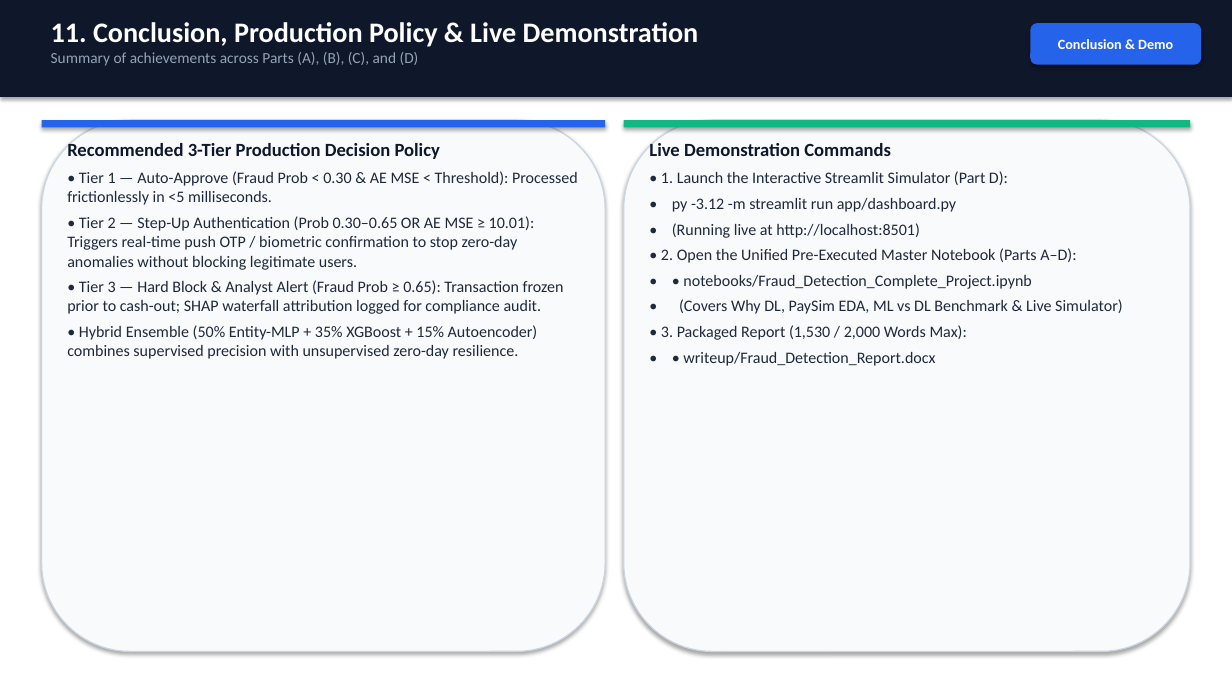
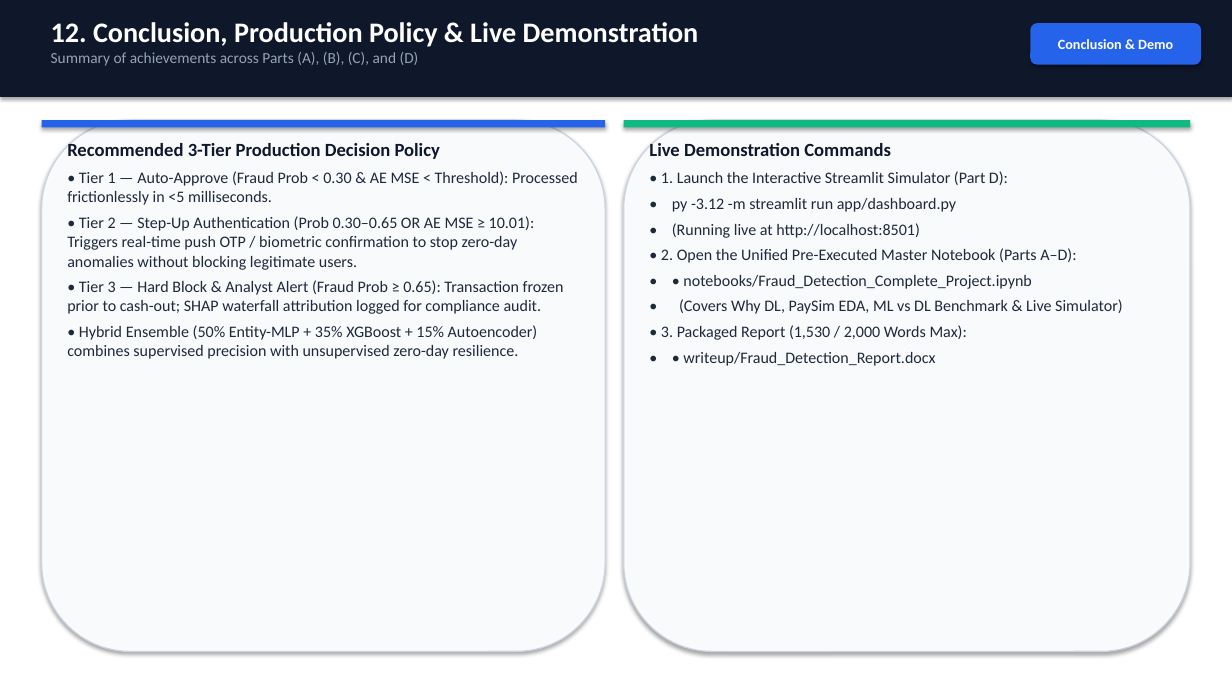
Before and after one commit to kidigapeet/dsa4050-mobile-money-fraud-detection, a slide deck: slide 13 of writeup/Fraud_Detection_Presentation.pptx (slide 12 before the commit). Drawn at 1232x693 pixels with LibreOffice and Linux fonts; fonts in the diff are those of the drawing. Boxes give left, top, right and bottom in pixels: in the first picture for what was removed or moved away, otherwise in the second. Text is boxed around its words. In the diff, an @@ line names an element or a change of style, - is before the commit and + after.

Commit message:
Add Live Simulator Sidebar Controls & Presenter Guide slide to PowerPoint deck

```diff
--- a/writeup/Fraud_Detection_Presentation.pptx
+++ b/writeup/Fraud_Detection_Presentation.pptx
@@ text at (x1=51, y1=22, x2=699, y2=47): text changed @@
-11. Conclusion, Production Policy & Live Demonstration
+12. Conclusion, Production Policy & Live Demonstration
```
Also in this commit, not shown: 1 slide added, 3 other files.
